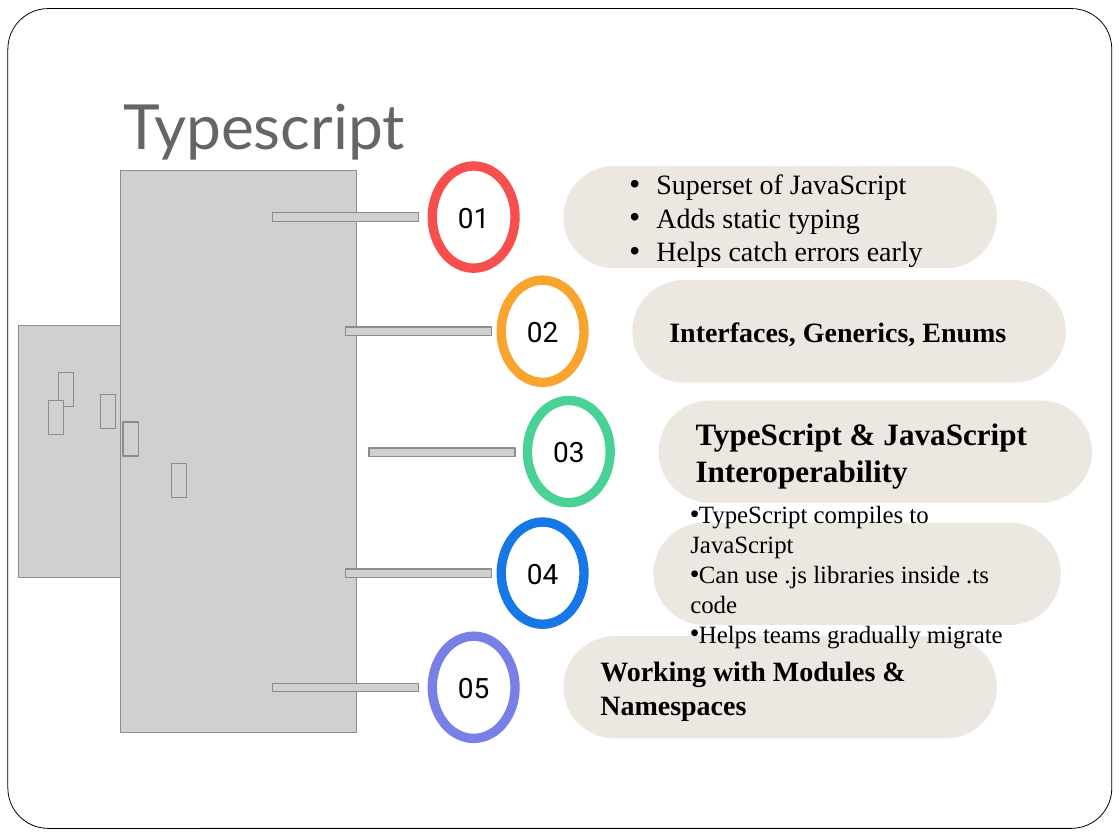
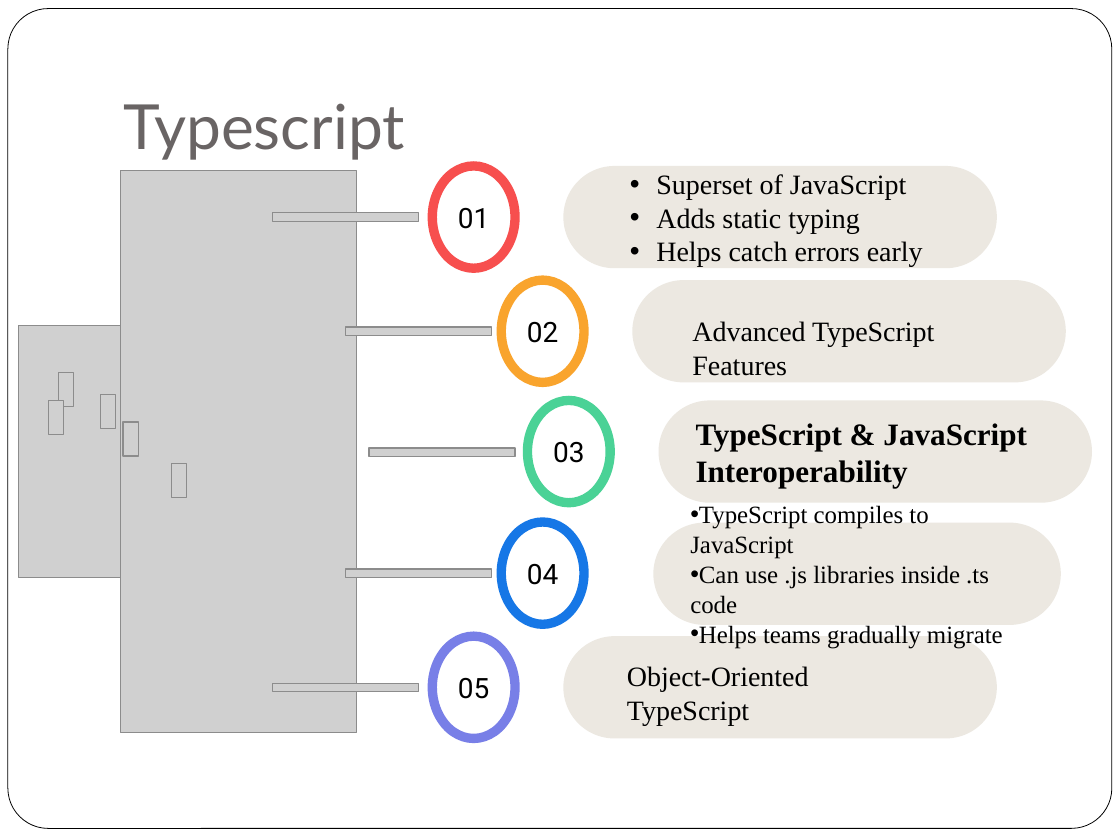
Before and after one commit to rosemarythomas994/VueR-assignment, a slide deck: slide 10 of Presentation Assignment.pptx. Drawn at 1120x840 pixels with LibreOffice and Linux fonts; fonts in the diff are those of the drawing; grey boxes stand for pictures. Boxes give left, top, right and bottom in pixels: in the first picture for what was removed or moved away, otherwise in the second. Text is boxed around its words. In the diff, an @@ line names an element or a change of style, - is before the commit and + after.

```diff
--- a/Presentation Assignment.pptx
+++ b/Presentation Assignment.pptx
@@ text in rounded rectangle at bbox=[669, 322, 1006, 346]: text removed @@
-Interfaces, Generics, Enums
@@ text added at bbox=[692, 321, 934, 376], 18 pt, text #000000 @@
+Advanced TypeScript Features
@@ text in rounded rectangle at bbox=[600, 661, 876, 720]: text removed @@
-Working with Modules & Namespaces
@@ text added at bbox=[627, 666, 809, 725], 18 pt, text #000000 @@
+Object-Oriented TypeScript
```
Also in this commit, not shown: 6 slides added, 1 slide removed, 41 other files.
